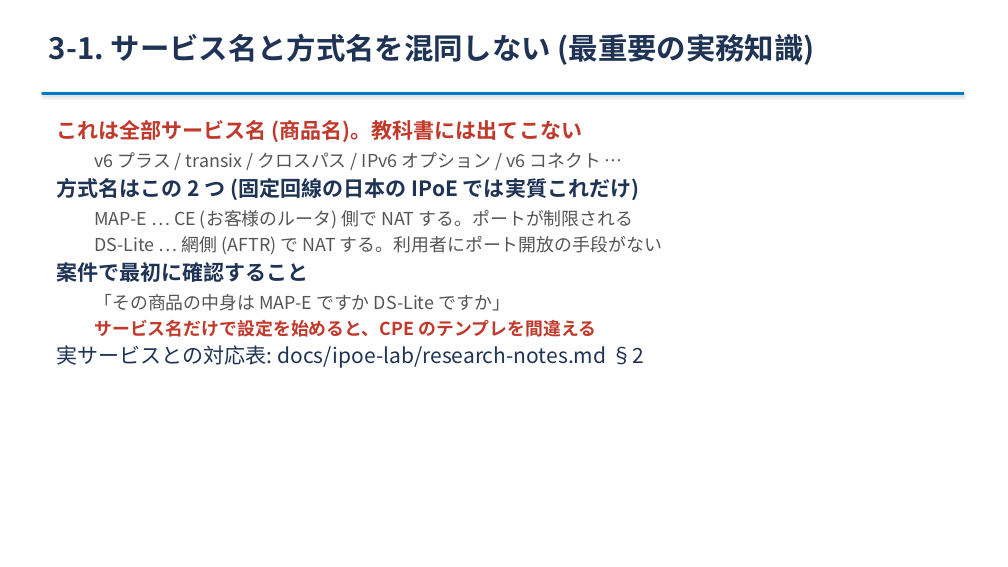
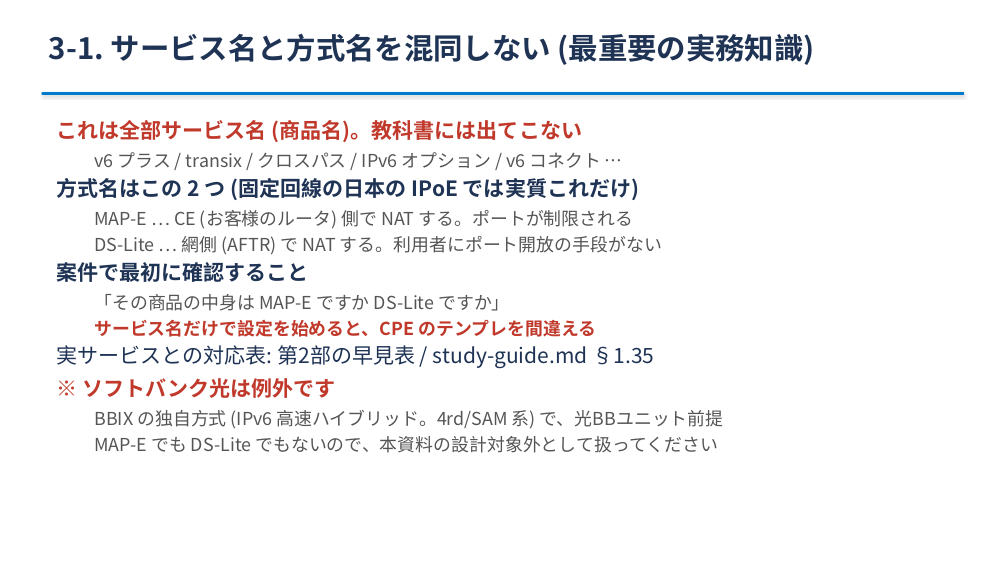
Before and after one commit to ginchankawaii/claude-code-book-template, a slide deck: slide 39 of docs/ipoe-lab/slides/toranomaki.pptx. Drawn at 1008x567 pixels with LibreOffice and Linux fonts; fonts in the diff are those of the drawing. Boxes give left, top, right and bottom in pixels: in the first picture for what was removed or moved away, otherwise in the second. Text is boxed around its words. In the diff, an @@ line names an element or a change of style, - is before the commit and + after.

```diff
--- a/docs/ipoe-lab/slides/toranomaki.pptx
+++ b/docs/ipoe-lab/slides/toranomaki.pptx
@@ text at (57, 345, 724, 453): text changed; size 20 to 17 pt; text colour #1F3355 to #555555 @@
-実サービスとの対応表: docs/ipoe-lab/research-notes.md §2
+実サービスとの対応表: 第2部の早見表 / study-guide.md §1.35
+※ ソフトバンク光は例外です
+  BBIX の独自方式 (IPv6 高速ハイブリッド。4rd/SAM 系) で、光BBユニット前提
+  MAP-E でも DS-Lite でもないので、本資料の設計対象外として扱ってください
```
Also in this commit, not shown: 15 other slides changed, 3 other files.
